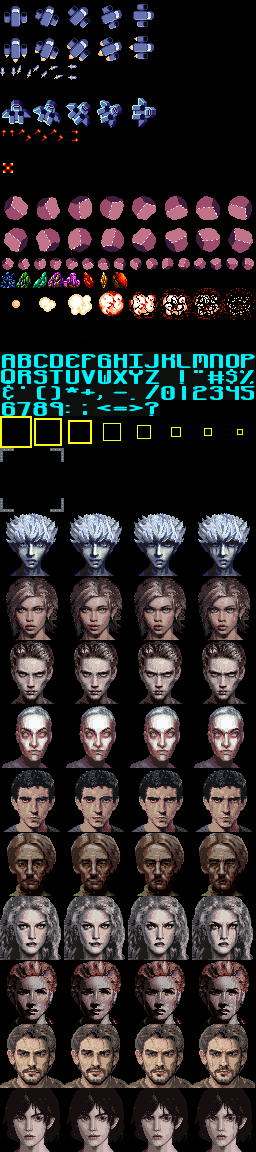
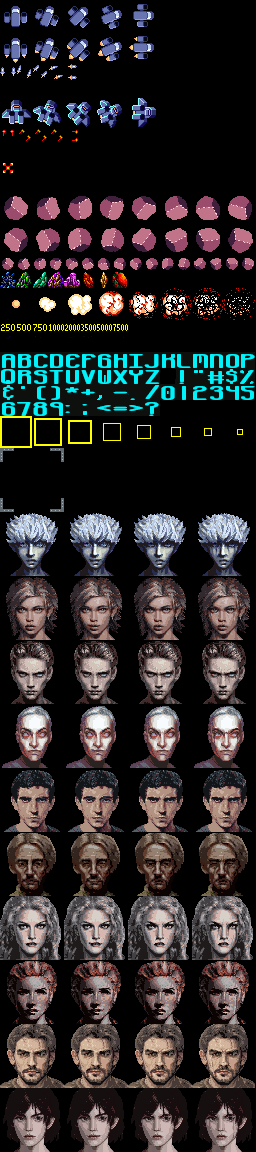
Revision of a layered 256px x 1152px image; what changed, layer by layer:
painted on "Background" over [1, 324, 176, 384]
